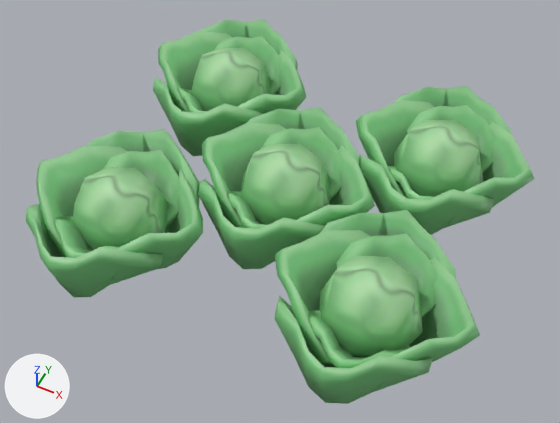
Before and after pictures for a commit that changed the FBX model SpelProjekt/Assets/Paulina/Field/Crops_Cabbage.fbx.
Camera for both pictures: a camera (50 mm lens) standing at (2.7, -5.45, 7.64) and looking at (0.04, -0.12, 0.98). The lights are fixed; the arrows at lower left show +X, +Y and +Z. Where no turn or scale is listed for an object, it has been applied to the vertices.

The first picture shows 'Cabbage', 'Cabbage.001', 'Cabbage.002', 'Cabbage.003', 'Cabbage.004'.
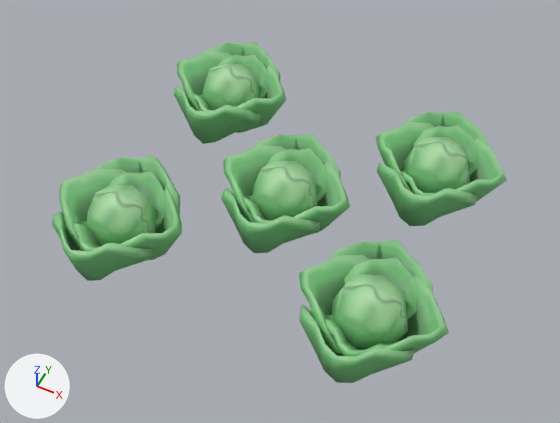
What changed in the scene script:
```text
Change me_mesh_003:
    where me_mesh_003.from_pydata(...)  # 278 vertices, 228 faces; spans x -1.06..1.08, y -1.1..1.13, z -0.66..0.66
    used by ob_cabbage_003; location = (1.518, -1.076, 1.141)
    me_mesh_003 part 2: the whole mesh is scaled about its middle by 0.744
Change me_mesh:
    where me_mesh.from_pydata(...)  # 278 vertices, 228 faces; spans x -1.06..1.08, y -1.1..1.13, z -0.66..0.66
    used by ob_cabbage; location = (0.034, 0.0, 1.141)
    me_mesh part 1: the whole mesh is scaled about its middle by 0.744
Change me_mesh_001:
    where me_mesh_001.from_pydata(...)  # 278 vertices, 228 faces; spans x -1.06..1.08, y -1.1..1.13, z -0.66..0.66
    used by ob_cabbage_001; location = (1.46, 1.16, 1.141)
    me_mesh_001 part 5: the whole mesh is scaled about its middle by 0.744
Change me_mesh_002:
    where me_mesh_002.from_pydata(...)  # 278 vertices, 228 faces; spans x -1.06..1.08, y -1.1..1.13, z -0.66..0.66
    used by ob_cabbage_002; location = (-1.415, -1.15, 1.141)
    me_mesh_002 part 3: the whole mesh is scaled about its middle by 0.744
Change me_mesh_004:
    where me_mesh_004.from_pydata(...)  # 278 vertices, 228 faces; spans x -1.06..1.08, y -1.1..1.13, z -0.66..0.66
    used by ob_cabbage_004; location = (-1.385, 1.292, 1.141)
    me_mesh_004 part 4: the whole mesh is scaled about its middle by 0.744
Change ob_cabbage_003:
    ob_cabbage_003.location: (1.518, -1.076, 1.141) -> (1.518, -1.076, 1.079)
Change ob_cabbage:
    ob_cabbage.location: (0.034, 0.0, 1.141) -> (0.034, 0.0, 1.079)
Change ob_cabbage_001:
    ob_cabbage_001.location: (1.46, 1.16, 1.141) -> (1.46, 1.16, 1.079)
Change ob_cabbage_002:
    ob_cabbage_002.location: (-1.415, -1.15, 1.141) -> (-1.415, -1.15, 1.079)
Change ob_cabbage_004:
    ob_cabbage_004.location: (-1.385, 1.292, 1.141) -> (-1.385, 1.292, 1.079)
```

Changed parts and their boxes [x1, y1, x2, y2] in the pictures (560 x 423 px):
'Cabbage.003', mesh rescaled, moved (27% narrower, 26% shorter)
    before: [274, 210, 480, 404]
    after: [299, 240, 449, 383]
'Cabbage.002', mesh rescaled, moved (27% narrower, 25% shorter)
    before: [25, 129, 203, 297]
    after: [52, 156, 182, 281]
'Cabbage', mesh rescaled, moved (27% narrower, 25% shorter)
    before: [198, 108, 375, 269]
    after: [221, 133, 350, 253]
'Cabbage.001', mesh rescaled, moved (26% narrower, 23% shorter)
    before: [356, 86, 534, 235]
    after: [376, 111, 507, 226]
'Cabbage.004', mesh rescaled, moved (27% narrower, 25% shorter)
    before: [153, 19, 306, 156]
    after: [174, 42, 286, 144]
